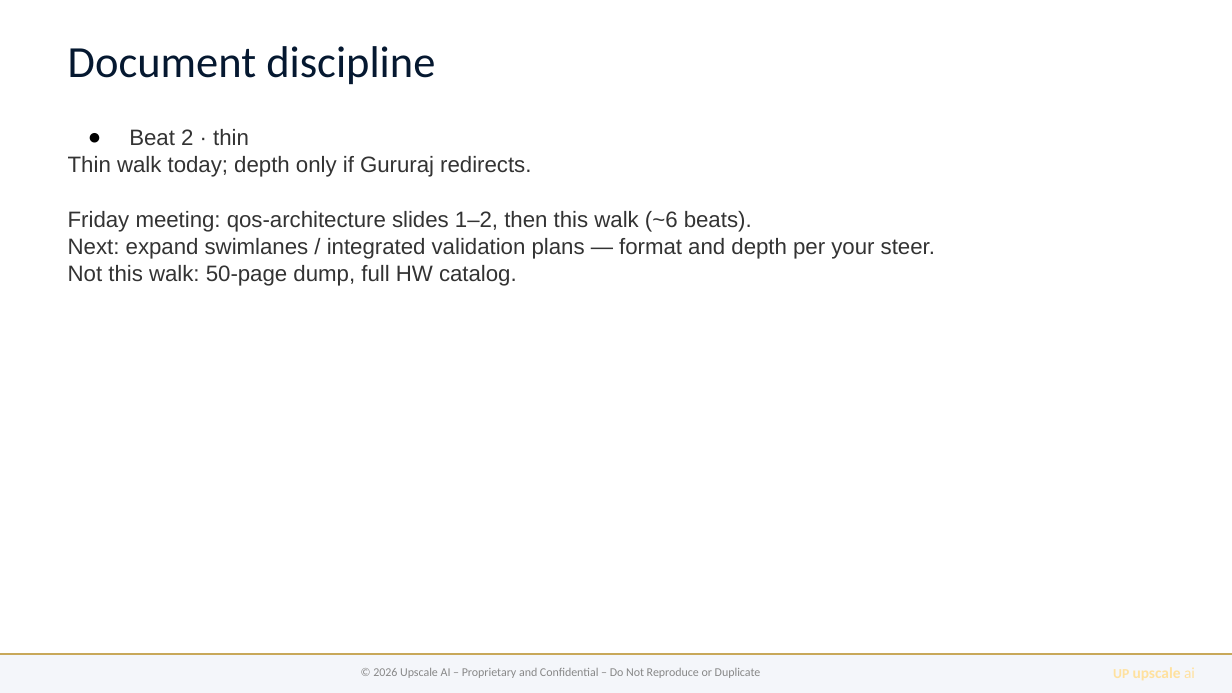
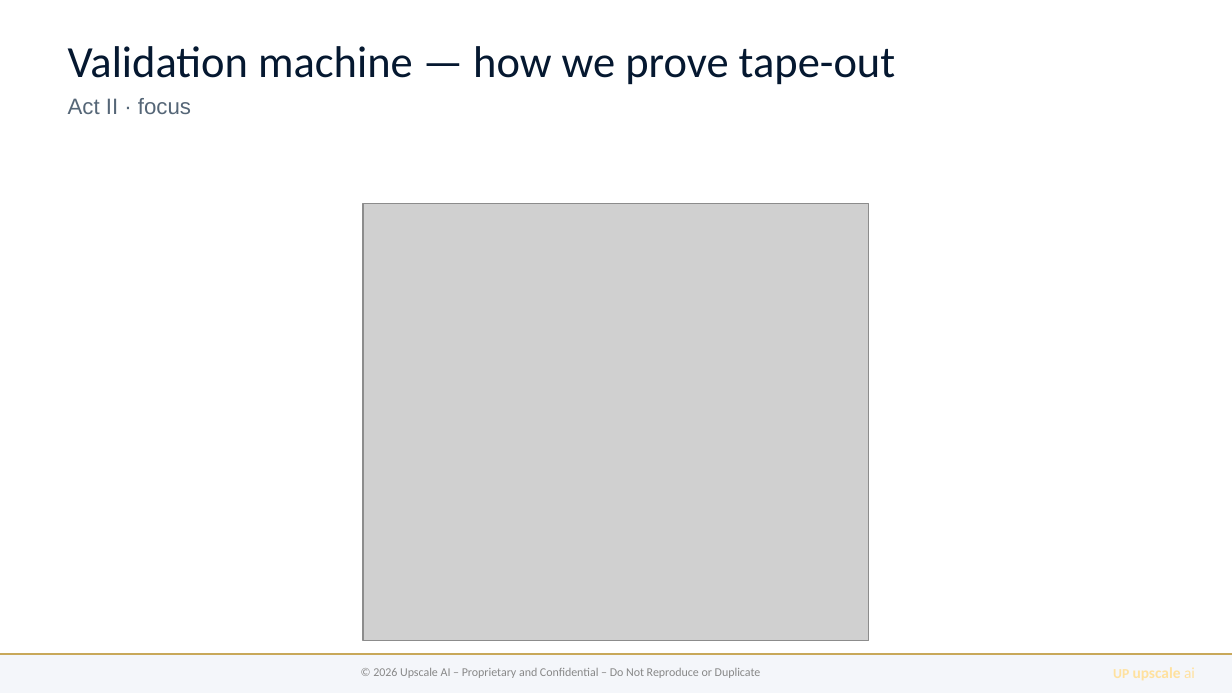
Before and after one commit to upscale-ai-network/agent-template, a slide deck: slide 3 of dt122/bugatti-qos-ccc.pptx. Drawn at 1232x693 pixels with LibreOffice and Linux fonts; fonts in the diff are those of the drawing; grey boxes stand for pictures. Boxes give left, top, right and bottom in pixels: in the first picture for what was removed or moved away, otherwise in the second. Text is boxed around its words. In the diff, an @@ line names an element or a change of style, - is before the commit and + after.

```diff
--- a/dt122/bugatti-qos-ccc.pptx
+++ b/dt122/bugatti-qos-ccc.pptx
@@ text at (x1=68, y1=46, x2=895, y2=114): text changed @@
-Document discipline
+Validation machine — how we prove tape-out
+Act II · focus
@@ text removed at (x1=68, y1=129, x2=935, y2=286) @@
-● Beat 2 · thin
-Thin walk today; depth only if Gururaj redirects.
-Friday meeting: qos-architecture slides 1–2, then this walk (~6 beats).
-Next: expand swimlanes / integrated validation plans — format and depth per your steer.
-Not this walk: 50-page dump, full HW catalog.
@@ picture added at (x1=363, y1=203, x2=870, y2=641) @@
```
Also in this commit, not shown: 7 other slides changed, 3 slides removed, 26 other files.
